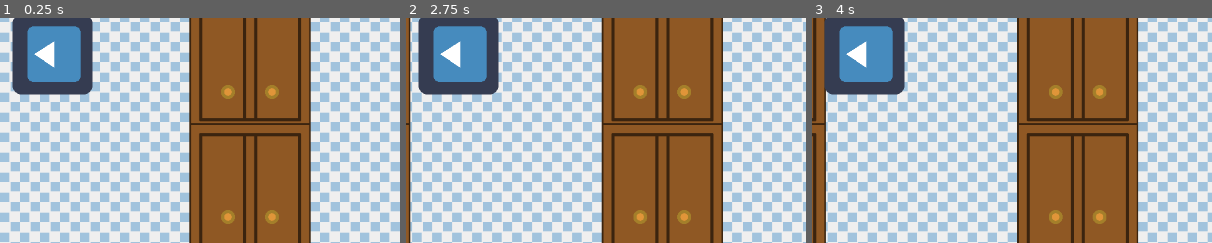
Above: before the commit, frames 1-3 (left to right).
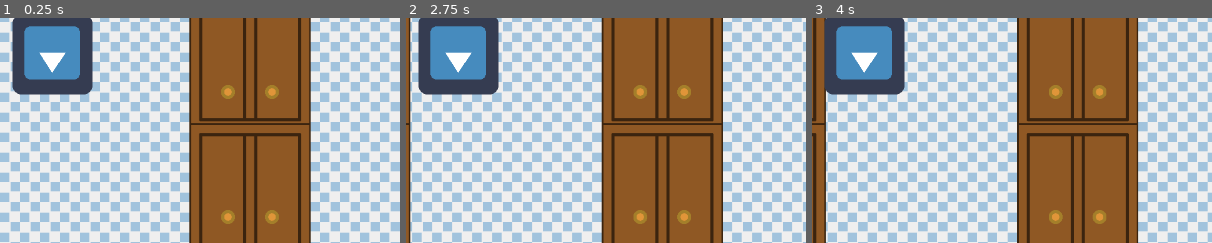
Above: after the commit, the same moments.

Repository: ConnorWhalen/gmtk2018
Game: Godot game, scene res://stage.tscn
Two runs of this game, one before a commit and one after it. Both use one fixed random seed, a clock stepped at 60 frames per second and the inputs below. The engine's default icon, where the game draws it, is replaced by a stand-in: a white triangle on a blue panel in a dark square. Sound files missing from this copy of the repository are replaced by a short silence.
Inputs:
- Up to frame 1 (0.25 s): no input
- Up to frame 2 (2.75 s): tap Enter at 0.5, 2 s; hold S (right_select) 0.53-1.28 s; tap Space (space) at 0.6, 1.25, 1.55, 2.3 s; hold A (left_select) 1.28-2.03 s; tap Down (scroll_down) at 1.35 s; hold S (right_select) from 2.03 s (still down); hold Left (scroll_left) from 2.03 s (still down)
- Up to frame 3 (4 s): release Left (scroll_left) at 2.78 s; tap Right (scroll_right) at 2.85 s; tap Space (space) at 3.05, 3.5, 3.8 s; release S (right_select) at 3.53 s; hold A (left_select) from 3.53 s (still down); hold Up (scroll_up) from 3.53 s (still down)
The pictures show only the part of the screen within x 0-50%, y 4-54%; the shares and areas given below are measured in that part.

The runs differ from the first frame. In frame 1, 0.8% of the frame differs, in the area x 6-21%, y 3-29%; in frame 2, 0.8%; in frame 3, 0.8%.

Commit message:
add types to backend

Diff:
--- a/checklist.gd
+++ b/checklist.gd
@@ -22,17 +22,23 @@
 		var child_size = child.size()
 		child.position.x = (child_size.x*0.5 + PADDING) * (2*i + 1) + PADDING
 		child.position.y = child_size.y*0.5 + PADDING*2
-		child.rotation_degrees = items_[i]
+		child.init(items_[i])
 		self.add_child(child)
 	self.get_children()[0].reveal()
 
 func check():
-	self.get_children()[current].complete()
+	var item = self.get_children()[current]
+	item.complete()
 	if current < total-1:
 		current += 1
 		self.get_children()[current].reveal()
 	else:
 		is_complete = true
+	return true
+	return false
 
 func complete():
 	return is_complete
+
+func current_item():
+	return self.get_children()[current].get_type()
--- a/checklist_item.gd
+++ b/checklist_item.gd
@@ -1,4 +1,6 @@
 extends Node2D
+
+var type
 
 func _ready():
 	pass
@@ -15,3 +17,9 @@
 func complete():
 	get_node("incomplete").visible = false
 	get_node("complete").visible = true
+
+func init(type_):
+	type = type_
+
+func get_type():
+	return type
--- a/cupboard.gd
+++ b/cupboard.gd
@@ -3,6 +3,7 @@
 var has_item
 var closed
 var rect
+var type
 
 func _ready():
 	pass
@@ -10,12 +11,13 @@
 func _process(delta):
 	pass
 
-func init(position):
+func init(position, type_):
 	var rect_size = get_node("closed").get_texture().get_size()*get_node("closed").scale
 	rect = Rect2(position - rect_size*0.5, rect_size)
 	self.close()
 	has_item = true
 	closed = true
+	type = type_
 
 func open():
 	get_node("closed").visible = false
@@ -33,6 +35,8 @@
 func collect():
 	has_item = false
 	get_node("item").visible = false
+	return true
+	return false
 
 func highlight():
 	get_node("closed").scale = Vector2(0.6, 0.6)
@@ -48,10 +52,10 @@
 func is_closed():
 	return closed
 
-func select():
+func select(type_):
 	if closed:
 		self.open()
-	elif has_item:
+	elif has_item and type == type_:
 		self.collect()
 		return true
 	return false
--- a/cupboard_manager.gd
+++ b/cupboard_manager.gd
@@ -30,11 +30,11 @@
 		right_highlighted = right_cupboard
 
 
-func init(items, left_detector_, right_detector_, camera_, player_):
+func init(items, types, left_detector_, right_detector_, camera_, player_):
 	for i in range(len(items)):
 		var cupboard = cupboard_scene.instance()
 		cupboard.position = items[i]
-		cupboard.init(items[i])
+		cupboard.init(items[i], types[i])
 		self.add_child(cupboard)
 	left_detector = left_detector_
 	right_detector = right_detector_
@@ -54,12 +54,12 @@
 func unhighlight(index):
 	self.get_children()[index].unhighlight()
 
-func select_left():
+func select_left(type):
 	if left_highlighted != null:
-		return self.get_children()[left_highlighted].select()
+		return self.get_children()[left_highlighted].select(type)
 	return false
 
-func select_right():
+func select_right(type):
 	if right_highlighted != null:
-		return self.get_children()[right_highlighted].select()
+		return self.get_children()[right_highlighted].select(type)
 	return false
--- a/player.tscn
+++ b/player.tscn
@@ -5,7 +5,7 @@
 [ext_resource path="res://resources/handRight.png" type="Texture" id=3]
 [ext_resource path="res://resources/handLeft.png" type="Texture" id=4]
 
-[node name="player" type="Node2D" index="0"]
+[node name="player" type="Node2D"]
 
 script = ExtResource( 1 )
 _sections_unfolded = [ "Transform" ]
--- a/stage.gd
+++ b/stage.gd
@@ -31,11 +31,14 @@
 	player.init(player.position)
 
 	checklist = get_node("static/checklist")
-	checklist.init([90, 270, 180, 0])
+	checklist.init(["BREAD", "HAM", "SAUCE", "BREAD"])
 
 	cupboard_manager = get_node("scrolling/cupboard_manager")
 	cupboard_manager.init(
-		[Vector2(-100, 100), Vector2(400, 100), Vector2(900, 100), Vector2(1400, 100), Vector2(-100, 300), Vector2(400, 300), Vector2(900, 300), Vector2(1400, 300)],
+		[Vector2(-100, 100), Vector2(400, 100), Vector2(900, 100), Vector2(1400, 100),
+		 Vector2(-100, 300), Vector2(400, 300), Vector2(900, 300), Vector2(1400, 300)],
+		["HAM", "BREAD", "SAUCE", "HAM",
+		 "BREAD", "SAUCE", "BREAD", "BREAD"],
 		get_node("static/player/left_detector"),
 		get_node("static/player/right_detector"),
 		camera,
@@ -69,13 +72,8 @@
 		elif (camera.position.y + screen_size.y*0.5) < camera.limit_bottom:
 			camera.position.y += SCROLL_SPEED * delta
 
-	# if (Input.is_action_just_pressed("space")):
-	# 	checklist.check()
-	# 	if checklist.complete():
-	# 		get_node("scrolling").visible = false
-
 	if (Input.is_action_just_pressed("left_select")):
-		var success = cupboard_manager.select_left()
+		var success = cupboard_manager.select_left(checklist.current_item())
 		if (success):
 			emit_signal("clap_sample")
 			checklist.check()
@@ -84,7 +82,7 @@
 
 
 	if (Input.is_action_just_pressed("right_select")):
-		var success = cupboard_manager.select_right()
+		var success = cupboard_manager.select_right(checklist.current_item())
 		if (success):
 			emit_signal("clap_sample")
 			checklist.check()
--- a/stage.tscn
+++ b/stage.tscn
@@ -9,7 +9,7 @@
 [ext_resource path="res://song.tscn" type="PackedScene" id=7]
 [ext_resource path="res://clap.tscn" type="PackedScene" id=8]
 
-[node name="Node2D" type="Node2D"]
+[node name="Node2D" type="Node2D" index="0"]
 
 script = ExtResource( 1 )
 
